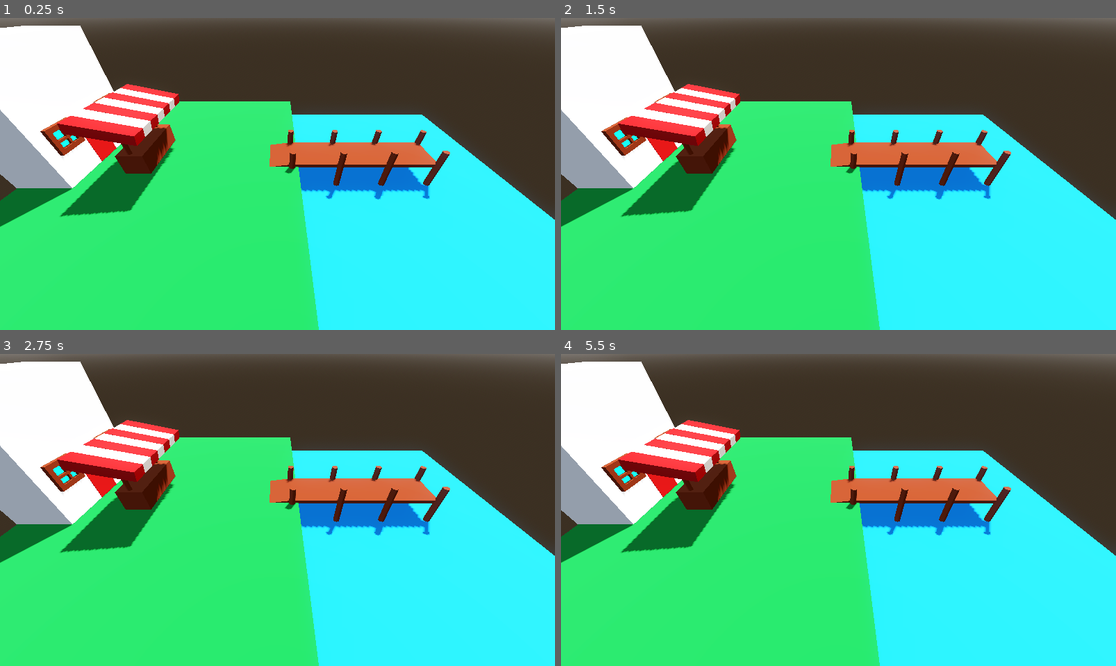
Above: before the commit, frames 1-4 (two rows, left to right).
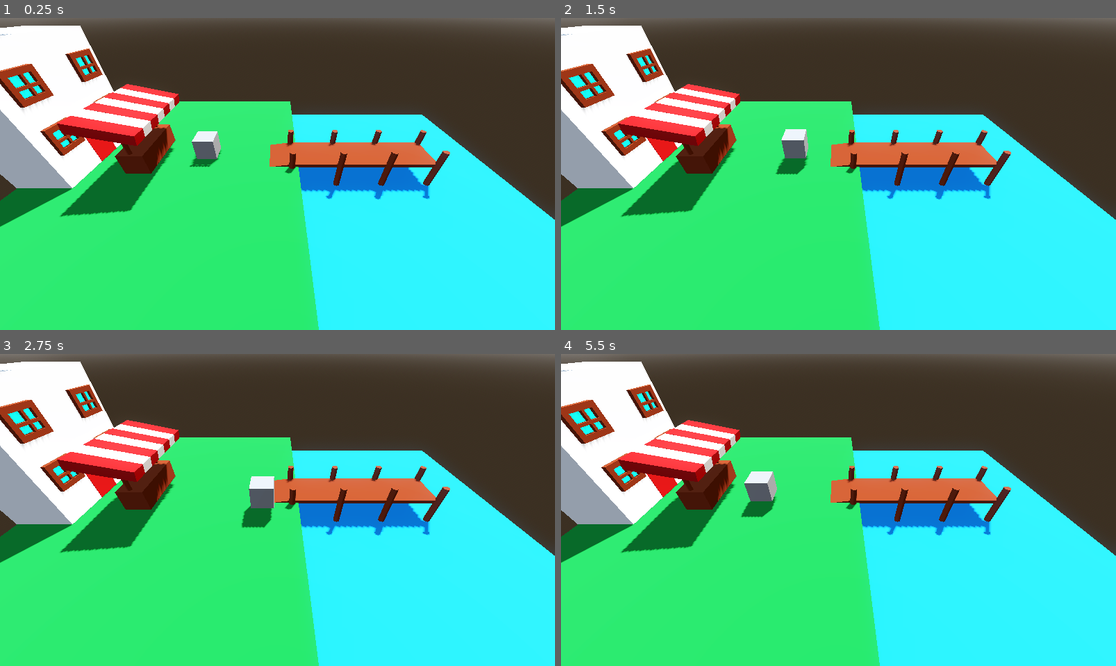
Above: after the commit, the same moments.

Repository: SearedBacon/Fishing-Boi
Game: Godot game, scene res://scenes/level_1.tscn
Two runs of this game, one before a commit and one after it. Both use one fixed random seed, a clock stepped at 60 frames per second and the inputs below.
Inputs:
- Up to frame 1 (0.25 s): no input
- Up to frame 2 (1.5 s): tap Enter (ui_accept) at 0.5, 0.6, 0.77, 1.07, 1.35 s; hold D (move_right, bound only after the commit) 0.53-1.28 s; hold S (move_down, bound only after the commit) from 1.28 s (still down)
- Up to frame 3 (2.75 s): tap Enter (ui_accept) at 1.52, 1.82, 2.1 s; release S (move_down, bound only after the commit) at 2.03 s; hold D (move_right, bound only after the commit) from 2.03 s (still down)
- Up to frame 4 (5.5 s): release D (move_right, bound only after the commit) at 2.78 s; hold W (move_up, bound only after the commit) 2.78-3.53 s; tap Enter (ui_accept) at 2.85, 3.02, 3.32, 3.6, 3.77, 4.07, 4.35, 4.52, 4.82, 5.1 s; hold A (move_left, bound only after the commit) 3.53-5.03 s; hold S (move_down, bound only after the commit) from 5.03 s (still down)

The runs differ from the first frame. In frame 1, 1.8% of the frame differs, in the area x 0-40%, y 5-48%; in frame 2, 1.9%; in frame 3, 2.1%, in the area x 0-50%, y 5-56%; in frame 4, 2.0%.

Commit message:
Added another upgrade to the shop and added a close button. Created player and added more to the upgrade shop house.

Diff:
--- a/project.godot
+++ b/project.godot
@@ -19,6 +19,29 @@
 
 Globals="*uid://qii2qlwv5kvs"
 
+[input]
+
+move_left={
+"deadzone": 0.2,
+"events": [Object(InputEventKey,"resource_local_to_scene":false,"resource_name":"","device":-1,"window_id":0,"alt_pressed":false,"shift_pressed":false,"ctrl_pressed":false,"meta_pressed":false,"pressed":false,"keycode":0,"physical_keycode":65,"key_label":0,"unicode":97,"location":0,"echo":false,"script":null)
+]
+}
+move_right={
+"deadzone": 0.2,
+"events": [Object(InputEventKey,"resource_local_to_scene":false,"resource_name":"","device":-1,"window_id":0,"alt_pressed":false,"shift_pressed":false,"ctrl_pressed":false,"meta_pressed":false,"pressed":false,"keycode":0,"physical_keycode":68,"key_label":0,"unicode":100,"location":0,"echo":false,"script":null)
+]
+}
+move_up={
+"deadzone": 0.2,
+"events": [Object(InputEventKey,"resource_local_to_scene":false,"resource_name":"","device":-1,"window_id":0,"alt_pressed":false,"shift_pressed":false,"ctrl_pressed":false,"meta_pressed":false,"pressed":false,"keycode":0,"physical_keycode":87,"key_label":0,"unicode":119,"location":0,"echo":false,"script":null)
+]
+}
+move_down={
+"deadzone": 0.2,
+"events": [Object(InputEventKey,"resource_local_to_scene":false,"resource_name":"","device":-1,"window_id":0,"alt_pressed":false,"shift_pressed":false,"ctrl_pressed":false,"meta_pressed":false,"pressed":false,"keycode":0,"physical_keycode":83,"key_label":0,"unicode":115,"location":0,"echo":false,"script":null)
+]
+}
+
 [physics]
 
 3d/physics_engine="Jolt Physics"
--- a/scenes/level_1.tscn
+++ b/scenes/level_1.tscn
@@ -3,6 +3,7 @@
 [ext_resource type="Script" uid="uid://cthanm8naway1" path="res://scripts/level_1.gd" id="1_014kd"]
 [ext_resource type="PackedScene" uid="uid://cuo8gfhkuj1sp" path="res://scenes/upgrade_shop.tscn" id="2_bswci"]
 [ext_resource type="PackedScene" uid="uid://dw2gc2ovfuieo" path="res://scenes/window.tscn" id="3_rus8k"]
+[ext_resource type="PackedScene" uid="uid://ctby71rciwhxm" path="res://scenes/player.tscn" id="4_5xbjy"]
 
 [sub_resource type="ProceduralSkyMaterial" id="ProceduralSkyMaterial_014kd"]
 sky_horizon_color = Color(0.66224277, 0.6717428, 0.6867428, 1)
@@ -60,6 +61,9 @@
 [sub_resource type="StandardMaterial3D" id="StandardMaterial3D_pa8r4"]
 albedo_color = Color(0.7425065, 2.7915835e-06, 5.7756904e-07, 1)
 
+[sub_resource type="BoxShape3D" id="BoxShape3D_5xbjy"]
+size = Vector3(5, 5, 15)
+
 [node name="Level1" type="Node3D" unique_id=267723521]
 script = ExtResource("1_014kd")
 
@@ -77,6 +81,7 @@
 
 [node name="Land" type="CSGBox3D" parent="." unique_id=486104190]
 transform = Transform3D(1, 0, 0, 0, 1, 0, 0, 0, 1, -48.98552, 0.7004175, 0)
+use_collision = true
 size = Vector3(61.439697, 10, 75)
 material = SubResource("StandardMaterial3D_hn12h")
 
@@ -84,6 +89,7 @@
 
 [node name="Floor" type="CSGBox3D" parent="Deck" unique_id=1980146762]
 transform = Transform3D(1, 0, 0, 0, 1, 0, 0, 0, 1, -2.0923815, 6, 0)
+use_collision = true
 size = Vector3(35.555237, 1, 10)
 material = SubResource("StandardMaterial3D_3hls8")
 
@@ -119,8 +125,9 @@
 transform = Transform3D(1, 0, 0, 0, 1, 0, 0, 0, 1, 15.6, 5, 4.989)
 mesh = SubResource("CylinderMesh_hn12h")
 
-[node name="CSGBox3D" type="CSGBox3D" parent="Deck" unique_id=1533921003]
+[node name="Ramp" type="CSGBox3D" parent="Deck" unique_id=1533921003]
 transform = Transform3D(0.9896539, -0.14347534, 0, 0.14347534, 0.9896539, 0, 0, 0, 1, -22.7, 5.577, 0.06)
+use_collision = true
 size = Vector3(6, 1, 10)
 material = SubResource("StandardMaterial3D_ihfcg")
 
@@ -134,6 +141,7 @@
 
 [node name="Big" type="CSGBox3D" parent="UpgradeStore" unique_id=683135695]
 transform = Transform3D(1, 0, 0, 0, 1, 0, 0, 0, 1, -73.708664, 19.00395, 0)
+use_collision = true
 size = Vector3(12, 26.646484, 25)
 material = SubResource("StandardMaterial3D_bswci")
 
@@ -141,7 +149,13 @@
 transform = Transform3D(1, 0, 0, 0, 1, 0, 0, 0, 1, -70.03325, 15.074189, 6.5588875)
 
 [node name="Window2" parent="UpgradeStore" unique_id=1348261009 instance=ExtResource("3_rus8k")]
+transform = Transform3D(1, 0, 0, 0, 1, 0, 0, 0, 1, -70.03325, 25.130836, 6.5276957)
+
+[node name="Window3" parent="UpgradeStore" unique_id=324197550 instance=ExtResource("3_rus8k")]
 transform = Transform3D(1, 0, 0, 0, 1, 0, 0, 0, 1, -70.03325, 15.074189, -7.9710264)
+
+[node name="Window4" parent="UpgradeStore" unique_id=352638747 instance=ExtResource("3_rus8k")]
+transform = Transform3D(1, 0, 0, 0, 1, 0, 0, 0, 1, -70.03325, 25.101639, -7.9710264)
 
 [node name="Door" type="CSGBox3D" parent="UpgradeStore" unique_id=1887611465]
 transform = Transform3D(1, 0, 0, 0, 1, 0, 0, 0, 1, -69.15761, 11.440815, -0.24905443)
@@ -154,6 +168,7 @@
 
 [node name="StandBase" type="CSGBox3D" parent="UpgradeStore" unique_id=1661069985]
 transform = Transform3D(1, 0, 0, 0, 1, 0, 0, 0, 1, -56.06577, 8.161159, 0)
+use_collision = true
 size = Vector3(6, 5, 15)
 material = SubResource("StandardMaterial3D_5xbjy")
 
@@ -167,25 +182,47 @@
 
 [node name="Cover" type="CSGBox3D" parent="UpgradeStore" unique_id=412435825]
 transform = Transform3D(0.979017, 0.20377845, 0, -0.20377845, 0.979017, 0, 0, 0, 1, -54.514034, 18.809708, 2.1103516)
+use_collision = true
 size = Vector3(12, 2, 21)
 material = SubResource("StandardMaterial3D_fcfvj")
 
 [node name="COLOR" type="CSGBox3D" parent="UpgradeStore" unique_id=509831782]
 transform = Transform3D(0.9788674, 0.20449604, 0, -0.20449604, 0.9788674, 0, 0, 0, 1, -54.51708, 18.809925, 11.119067)
+use_collision = true
 size = Vector3(12.052734, 2.0108643, 3)
 material = SubResource("StandardMaterial3D_pa8r4")
 
 [node name="COLOR2" type="CSGBox3D" parent="UpgradeStore" unique_id=2091549200]
 transform = Transform3D(0.9788674, 0.20449604, 0, -0.20449604, 0.9788674, 0, 0, 0, 1, -54.517, 18.81, 5.119)
+use_collision = true
 size = Vector3(12.052734, 2.0108643, 3)
 material = SubResource("StandardMaterial3D_pa8r4")
 
 [node name="COLOR3" type="CSGBox3D" parent="UpgradeStore" unique_id=398607384]
 transform = Transform3D(0.9788674, 0.20449604, 0, -0.20449604, 0.9788674, 0, 0, 0, 1, -54.517, 18.81, -0.881)
+use_collision = true
 size = Vector3(12.052734, 2.0108643, 3)
 material = SubResource("StandardMaterial3D_pa8r4")
 
 [node name="COLOR4" type="CSGBox3D" parent="UpgradeStore" unique_id=1020776543]
 transform = Transform3D(0.9788674, 0.20449604, 0, -0.20449604, 0.9788674, 0, 0, 0, 1, -54.517, 18.81, -6.881)
-size = Vector3(12.052734, 2.0108643, 3)
-material = SubResource("StandardMaterial3D_pa8r4")
+use_collision = true
+size = Vector3(12.052734, 2.0108643, 3)
+material = SubResource("StandardMaterial3D_pa8r4")
+
+[node name="CSGBox3D" type="CSGBox3D" parent="UpgradeStore" unique_id=899211695]
+transform = Transform3D(1, 0, 0, 0, 0.9273211, -0.37426674, 0, 0.37426674, 0.9273211, -73.73804, 34.20092, 9.486766)
+size = Vector3(15, 2, 17)
+
+[node name="Player" parent="." unique_id=1871690669 instance=ExtResource("4_5xbjy")]
+transform = Transform3D(1, 0, 0, 0, 1, 0, 0, 0, 1, -41.141182, 9.060146, 0)
+
+[node name="Area3D" type="Area3D" parent="." unique_id=1673328998]
+
+[node name="CollisionShape3D" type="CollisionShape3D" parent="Area3D" unique_id=1135240363]
+transform = Transform3D(1, 0, 0, 0, 1, 0, 0, 0, 1, -50.634747, 8.141025, 0)
+shape = SubResource("BoxShape3D_5xbjy")
+
+[connection signal="area_entered" from="Area3D" to="." method="_on_area_3d_area_entered"]
+[connection signal="area_shape_entered" from="Area3D" to="." method="_on_area_3d_area_shape_entered"]
+[connection signal="body_entered" from="Area3D" to="." method="_on_area_3d_body_entered"]
--- /dev/null
+++ b/scenes/player.tscn
@@ -0,0 +1,15 @@
+[gd_scene format=3 uid="uid://ctby71rciwhxm"]
+
+[ext_resource type="Script" uid="uid://b0ostcak2vqaw" path="res://scripts/player.gd" id="1_3vyb7"]
+
+[sub_resource type="BoxShape3D" id="BoxShape3D_3vyb7"]
+size = Vector3(5, 5, 5)
+
+[node name="Player" type="CharacterBody3D" unique_id=1871690669]
+script = ExtResource("1_3vyb7")
+
+[node name="CSGBox3D" type="CSGBox3D" parent="." unique_id=1076688377]
+size = Vector3(5, 5, 5)
+
+[node name="CollisionShape3D" type="CollisionShape3D" parent="." unique_id=1085361272]
+shape = SubResource("BoxShape3D_3vyb7")
--- a/scenes/upgrade_shop.tscn
+++ b/scenes/upgrade_shop.tscn
@@ -26,14 +26,32 @@
 theme_override_font_sizes/font_size = 40
 text = "Reel Speed"
 
-[node name="LineSpeedButton" type="Button" parent="." unique_id=306555426]
-offset_left = 127.0
-offset_top = 372.0
-offset_right = 239.0
-offset_bottom = 403.0
+[node name="LineStrengthButton" type="Button" parent="." unique_id=306555426]
+offset_left = 126.0
+offset_top = 341.0
+offset_right = 392.0
+offset_bottom = 404.0
 theme_override_font_sizes/font_size = 40
 text = "Line Strength"
 
+[node name="LuckButton" type="Button" parent="." unique_id=960684540]
+offset_left = 146.0
+offset_top = 421.0
+offset_right = 244.0
+offset_bottom = 484.0
+theme_override_font_sizes/font_size = 40
+text = "Luck"
+
+[node name="CloseButton" type="Button" parent="." unique_id=1649534123]
+offset_left = 523.0
+offset_top = 501.0
+offset_right = 634.0
+offset_bottom = 564.0
+theme_override_font_sizes/font_size = 40
+text = "Close"
+
 [connection signal="pressed" from="DepthButon" to="." method="_on_depth_buton_pressed"]
 [connection signal="pressed" from="ReelSpeedButton" to="." method="_on_reel_speed_button_pressed"]
-[connection signal="pressed" from="LineSpeedButton" to="." method="_on_line_speed_button_pressed"]
+[connection signal="pressed" from="LineStrengthButton" to="." method="_on_line_strength_button_pressed"]
+[connection signal="pressed" from="LuckButton" to="." method="_on_luck_button_pressed"]
+[connection signal="pressed" from="CloseButton" to="." method="_on_close_button_pressed"]
--- a/scripts/level_1.gd
+++ b/scripts/level_1.gd
@@ -1 +1,7 @@
 extends Node3D
+
+@onready var upgrade_shop: CanvasLayer = $UpgradeShop
+
+func _on_area_3d_body_entered(body: Node3D) -> void:
+	if body is Player:
+		upgrade_shop.visible=true
--- /dev/null
+++ b/scripts/player.gd
@@ -0,0 +1,28 @@
+extends CharacterBody3D
+class_name Player
+
+const SPEED = 10.0
+const JUMP_VELOCITY = 7.0
+
+
+func _physics_process(delta: float) -> void:
+	# Add the gravity.
+	if not is_on_floor():
+		velocity += get_gravity() * delta
+
+	# Handle jump.
+	if Input.is_action_just_pressed("ui_accept") and is_on_floor():
+		velocity.y = JUMP_VELOCITY
+
+	# Get the input direction and handle the movement/deceleration.
+	# As good practice, you should replace UI actions with custom gameplay actions.
+	var input_dir := Input.get_vector("move_left", "move_right", "move_up", "move_down")
+	var direction := (transform.basis * Vector3(input_dir.x, 0, input_dir.y)).normalized()
+	if direction:
+		velocity.x = direction.x * SPEED
+		velocity.z = direction.z * SPEED
+	else:
+		velocity.x = move_toward(velocity.x, 0, SPEED)
+		velocity.z = move_toward(velocity.z, 0, SPEED)
+
+	move_and_slide()
--- a/scripts/upgrade_shop.gd
+++ b/scripts/upgrade_shop.gd
@@ -1,4 +1,6 @@
 extends CanvasLayer
+
+@onready var upgrade_shop: CanvasLayer = $"."
 
 func _on_depth_buton_pressed() -> void:
 	pass
@@ -6,5 +8,11 @@
 func _on_reel_speed_button_pressed() -> void:
 	pass
 
-func _on_line_speed_button_pressed() -> void:
+func _on_line_strength_button_pressed() -> void:
 	pass
+
+func _on_luck_button_pressed() -> void:
+	pass
+
+func _on_close_button_pressed() -> void:
+	upgrade_shop.visible=false
Not shown, added: scripts/player.gd.uid
